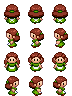
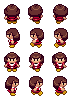
Comparing the layer stacks of the two 72px x 96px images. Changes:
hid group "NPC 20" (4 layers) over bbox(4, 4, 68, 96)
added group "NPC 34" with 4 layers in group "24 x 24" over bbox(4, 4, 68, 96)
added layer "NPC 34.0" in group "NPC 34" over bbox(4, 4, 68, 24)
added layer "NPC 34.1" in group "NPC 34" over bbox(6, 28, 68, 48)
added layer "NPC 34.2" in group "NPC 34" over bbox(4, 52, 67, 72)
added layer "NPC 34.3" in group "NPC 34" over bbox(5, 76, 67, 96)
